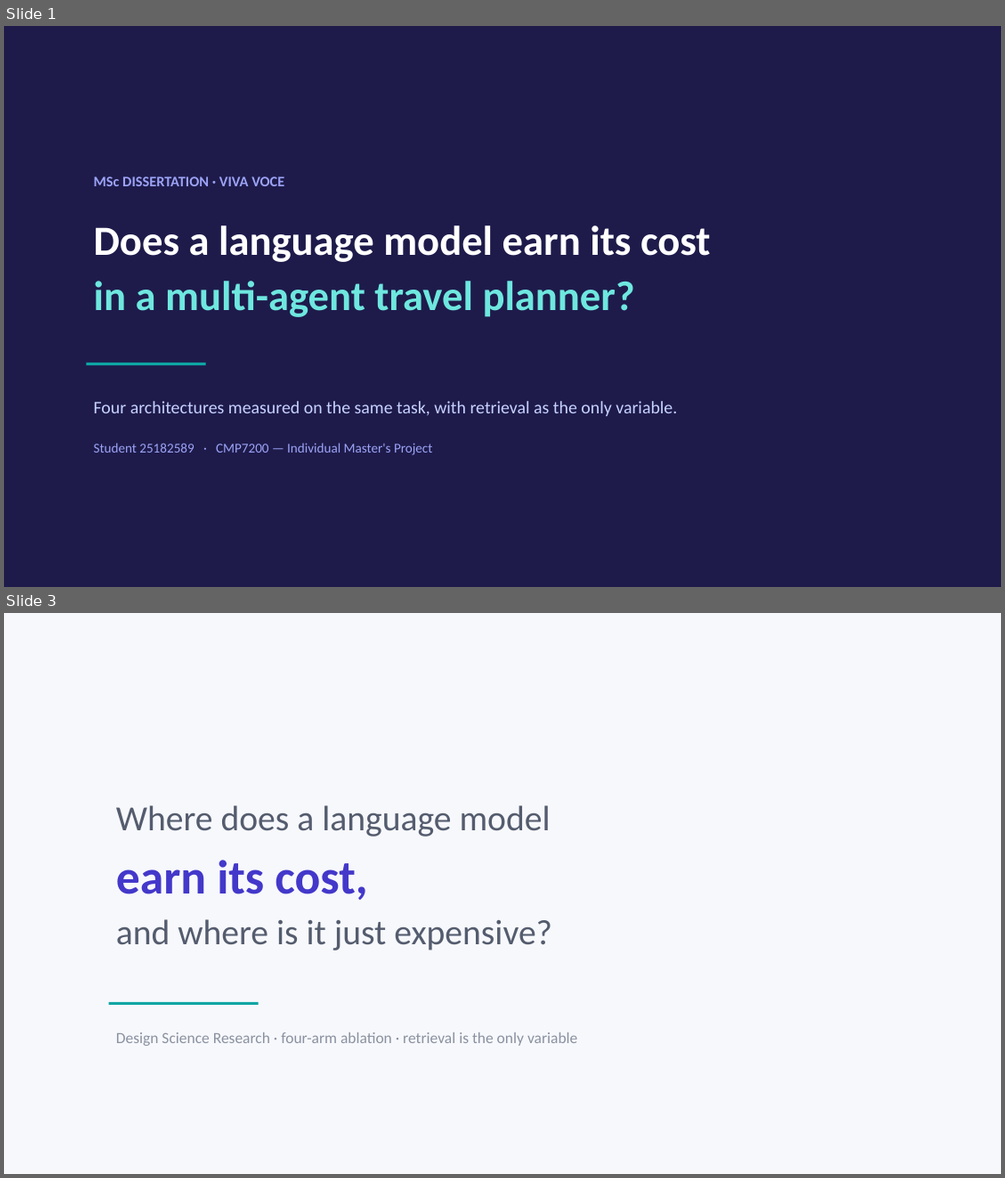
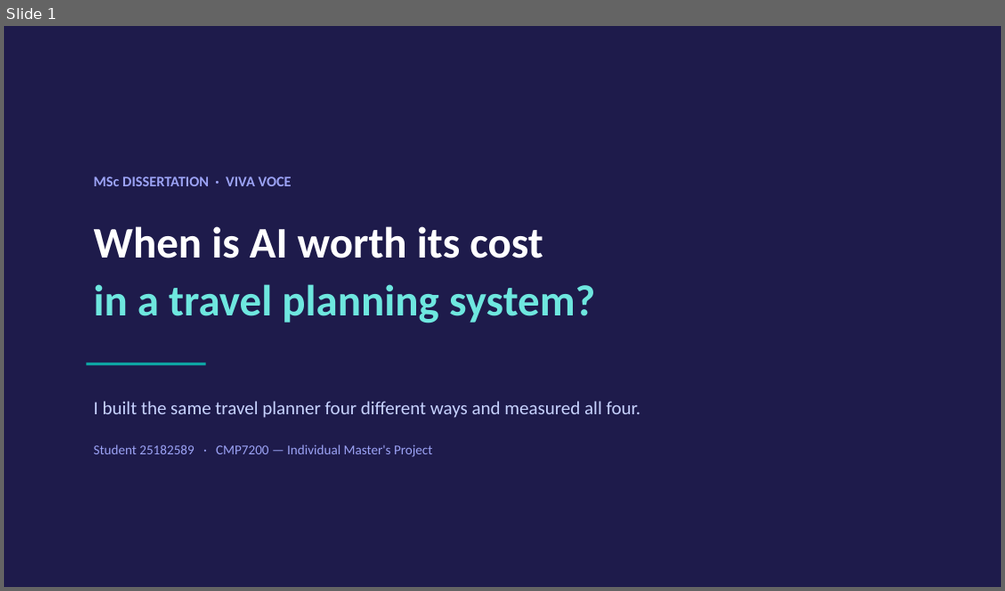
Before and after one commit to sherali143/Trip-Planner, a slide deck: submission/CMP7200_Viva_Presentation.pptx. Shown one above the other, each under a label of ours: slides 1 and 3 before the commit, slide 1 after it; the slides between them are not shown. The pictures are 1005x1178 and 1005x591 pixels, drawn with LibreOffice and Linux fonts; fonts in the diff are those of the drawing. Boxes give left, top, right and bottom in pixels: in the first picture for what was removed or moved away, otherwise in the second. Text is boxed around its words. In the diff, an @@ line names an element or a change of style, - is before the commit and + after.

```diff
--- a/submission/CMP7200_Viva_Presentation.pptx
+++ b/submission/CMP7200_Viva_Presentation.pptx
@@ slide 3 removed at (x1=4, y1=613, x2=1001, y2=1174), background #F7F8FC @@
@@ text removed at (x1=116, y1=805, x2=552, y2=950) @@
-Where does a language model
-earn its cost,
-and where is it just expensive?
@@ rectangle removed at (x1=109, y1=1002, x2=259, y2=1005) @@
@@ text removed at (x1=116, y1=1032, x2=577, y2=1046) @@
-Design Science Research · four-arm ablation · retrieval is the only variable
@@ slide 1 changed as well @@
@@ text "MSc DISSERTATION · VIVA VOCE" rewrapped from (x1=94, y1=176, x2=284, y2=186) to (x1=94, y1=176, x2=291, y2=186) @@
@@ text at (x1=94, y1=226, x2=595, y2=323): text changed; size 40 to 42 pt; text colour #FFFFFF to #6EE7DF @@
-Does a language model earn its cost
-in a multi-agent travel planner?
+When is AI worth its cost
+in a travel planning system?
@@ text at (x1=94, y1=401, x2=641, y2=418): text changed; size 17 to 18 pt @@
-Four architectures measured on the same task, with retrieval as the only variable.
+I built the same travel planner four different ways and measured all four.
```
Also in this commit, not shown: 12 other slides changed, 4 slides added, 1 other slide removed, 3 other files.
